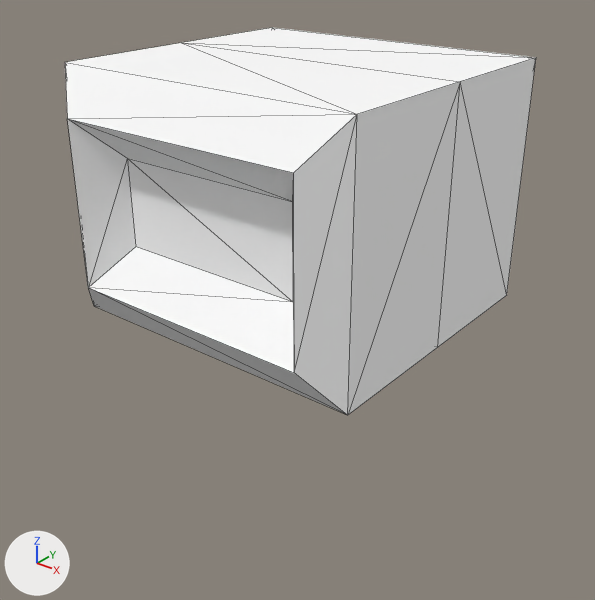
Two versions of the OBJ model Assets/Art/Nova1492/GXConverted/Models/ItemsAndUi/Icons/datan_common_reinforce_n1_a3d96330.obj, one commit apart.
Camera for both pictures: a camera (50 mm lens) standing at (1.55, -1.94, 1.52) and looking at (0.04, -0.05, 0.34). The lights are fixed; the arrows at lower left show +X, +Y and +Z. The first picture is the older version. Mesh edges are drawn as thin lines. Where no turn or scale is listed for an object, it has been applied to the vertices.

In view in the first picture: 'datan_common_reinforce_n1_a3d96330'.
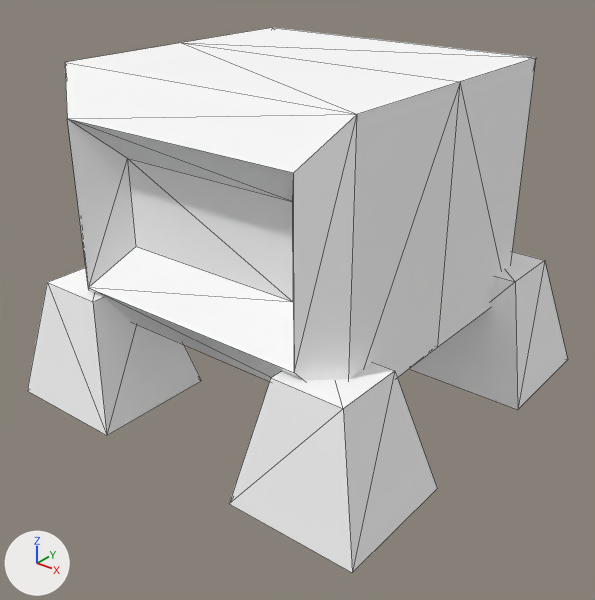
Location of each change, [x1, y1, x2, y2] in pixels of the pictures (595 x 600 px):
'datan_common_reinforce_n1_a3d96330_mesh01', added
    after: [27, 252, 568, 573]

The change, as a list of edits to the scene's bpy script:
```text
Add me_datan_common_reinforce_n1_a3d96330_mesh01:
    me_datan_common_reinforce_n1_a3d96330_mesh01.from_pydata(...)  # 32 vertices, 40 faces; spans x -0.683..0.683, y -0.635..0.731, z 0.0..0.409
    me_datan_common_reinforce_n1_a3d96330_mesh01.materials.append(mat_datan_common_reinforce_n1_a3d96330)  # its picture is missing
Add ob_datan_common_reinforce_n1_a3d96330_mesh01:
    ob_datan_common_reinforce_n1_a3d96330_mesh01 = bpy.data.objects.new('datan_common_reinforce_n1_a3d96330_mesh01', me_datan_common_reinforce_n1_a3d96330_mesh01)
    ob_datan_common_reinforce_n1_a3d96330_mesh01.location = (0.0, 0.0, 0.0)
```
